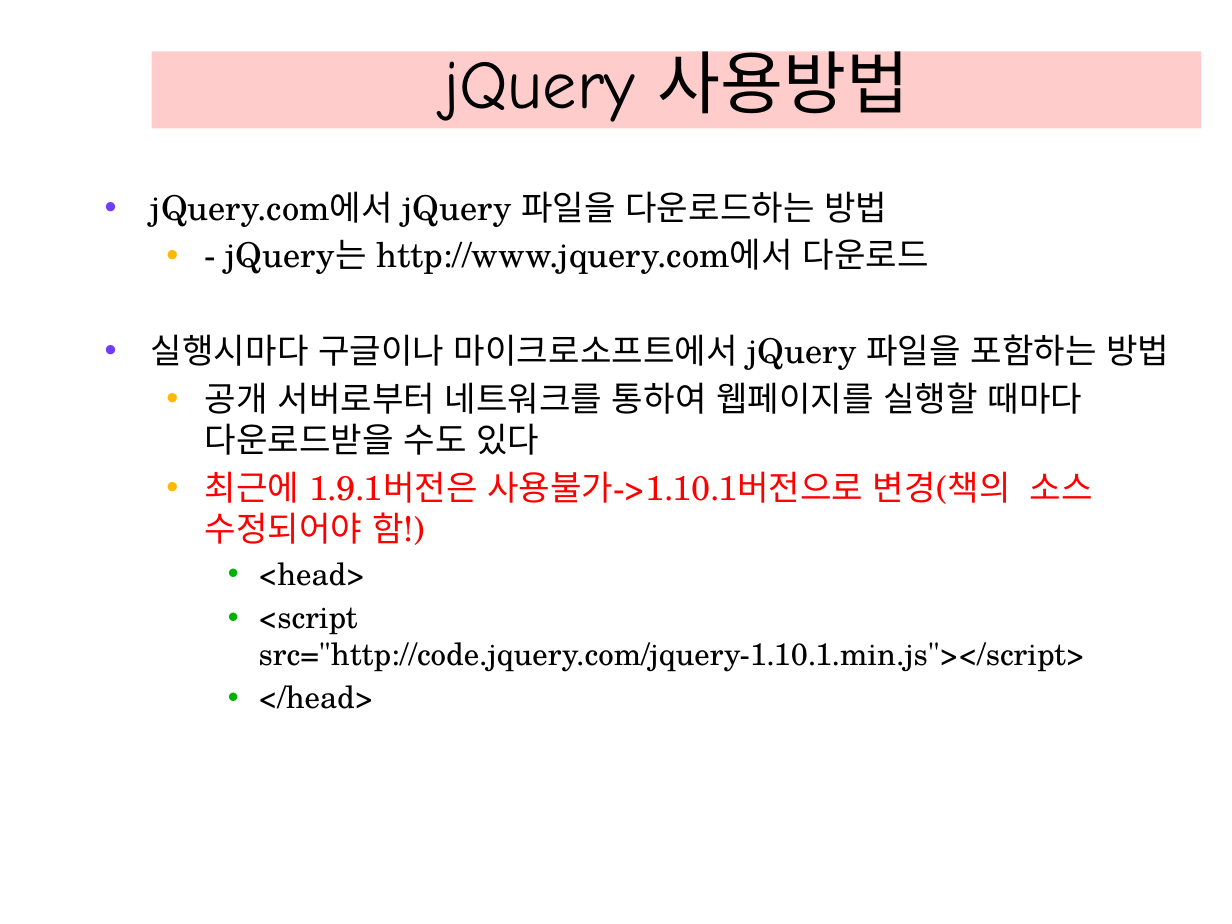
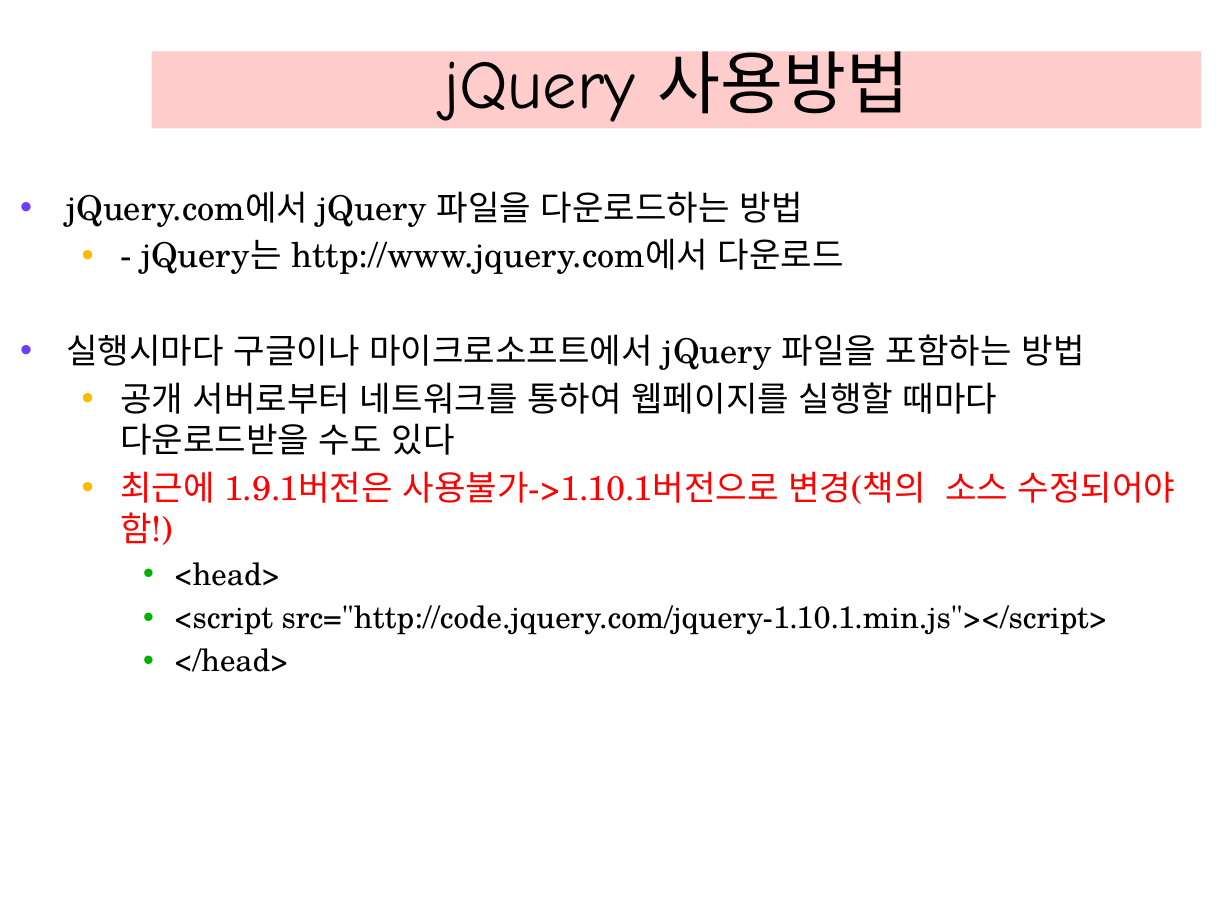
Before and after one commit to knyatom/javascript, a slide deck: slide 4 of 제12장 JQUERY, Ajax, JSON(강의).pptx. Drawn at 1232x924 pixels with LibreOffice and Linux fonts; fonts in the diff are those of the drawing; background and template pictures are left out. Boxes give left, top, right and bottom in pixels: in the first picture for what was removed or moved away, otherwise in the second. Text is boxed around its words. In the diff, an @@ line names an element or a change of style, - is before the commit and + after.

```diff
--- a/제12장 JQUERY, Ajax, JSON(강의).pptx
+++ b/제12장 JQUERY, Ajax, JSON(강의).pptx
@@ text "jQuery.com에서 jQuery 파일을 다운로드하는 방법" rewrapped from (151, 191, 1169, 709) to (66, 191, 1176, 672) @@
```
Also in this commit, not shown: 1 slide removed, 5 other files.
